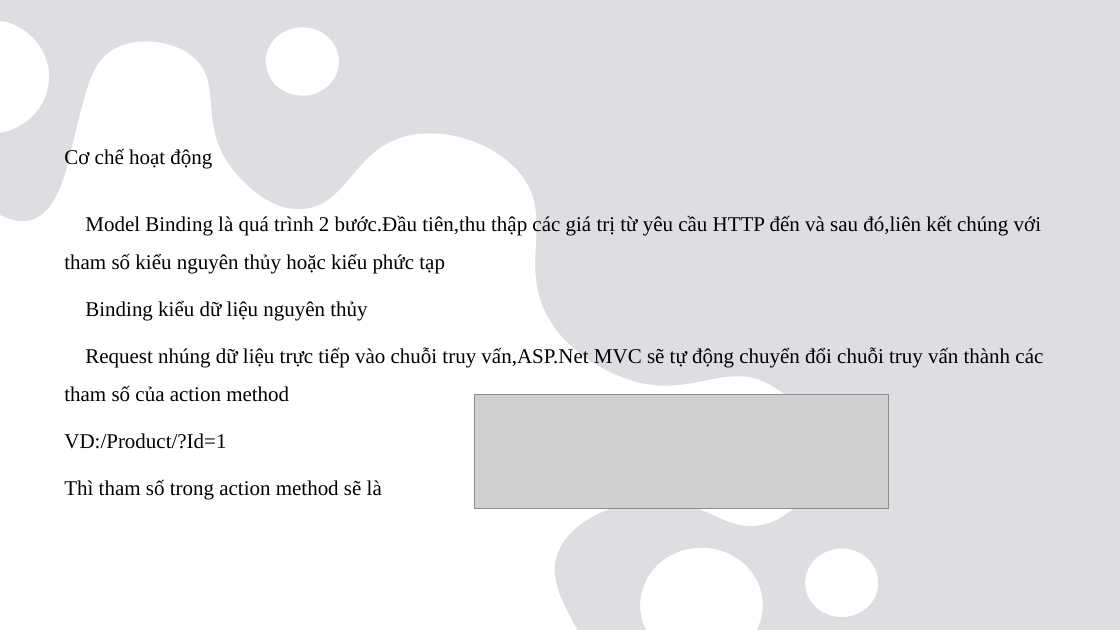
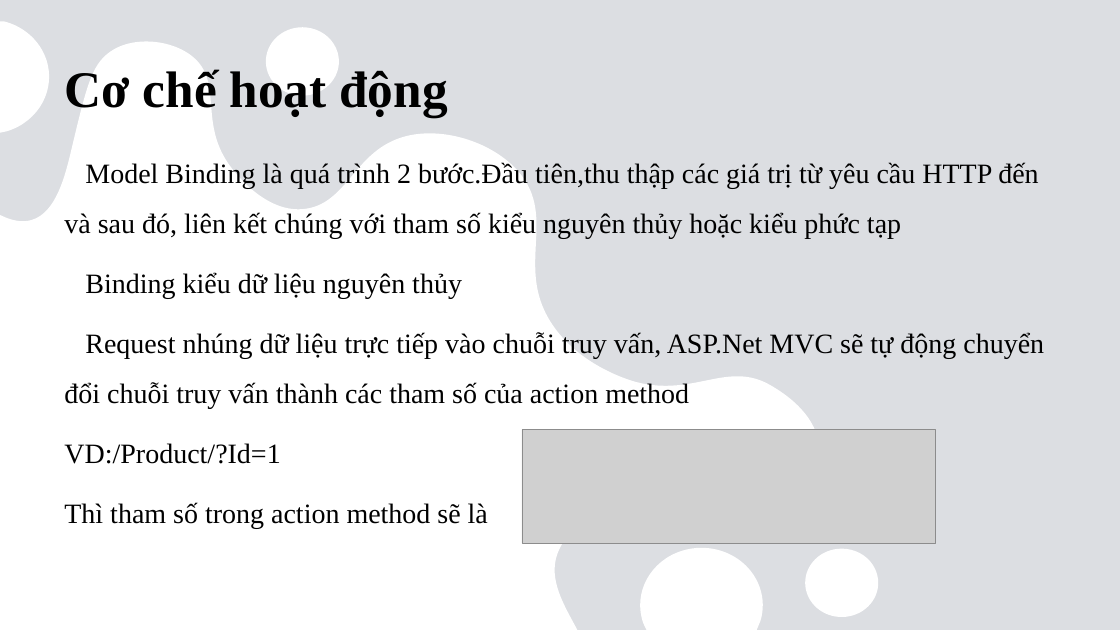
Before and after one commit to ngocson1603/khoaluanword, a slide deck: slide 79 of thuctapword/Báo cáo.pptx. Drawn at 1120x630 pixels with LibreOffice and Linux fonts; fonts in the diff are those of the drawing; grey boxes stand for pictures. Boxes give left, top, right and bottom in pixels: in the first picture for what was removed or moved away, otherwise in the second. Text is boxed around its words. In the diff, an @@ line names an element or a change of style, - is before the commit and + after.

```diff
--- a/thuctapword/Báo cáo.pptx
+++ b/thuctapword/Báo cáo.pptx
@@ title "Cơ chế hoạt động" at <box>64,69,447,118</box>: size 18 to 44 pt, bold on @@
@@ text "Model Binding là quá trình ...": place and size @@
-text "Model Binding là quá trình ..." at <box>64,215,1043,500</box>
+text "Model Binding là quá trình ..." at <box>64,162,1044,528</box>
@@ text at <box>64,162,1038,239</box>: text changed; size 18 to 24 pt @@
-Model Binding là quá trình 2 bước.Đầu tiên,thu thập các giá trị từ yêu cầu HTTP đến và sau đó,liên kết chúng với tham số kiểu nguyên thủy hoặc kiểu phức tạp
+Model Binding là quá trình 2 bước.Đầu tiên,thu thập các giá trị từ yêu cầu HTTP đến và sau đó, liên kết chúng với tham số kiểu nguyên thủy hoặc kiểu phức tạp
@@ text at <box>64,272,488,528</box>: size 18 to 24 pt in "Binding kiểu dữ liệu nguyên thủy", "VD:/Product/?Id=1", "Thì tham số trong action method sẽ ..." @@
@@ text at <box>64,332,1044,409</box>: text changed; size 18 to 24 pt @@
-Request nhúng dữ liệu trực tiếp vào chuỗi truy vấn,ASP.Net MVC sẽ tự động chuyển đổi chuỗi truy vấn thành các tham số của action method
+Request nhúng dữ liệu trực tiếp vào chuỗi truy vấn, ASP.Net MVC sẽ tự động chuyển đổi chuỗi truy vấn thành các tham số của action method
@@ picture: place and size @@
-picture at <box>475,395,888,508</box>
+picture at <box>522,430,935,544</box>
```
Also in this commit, not shown: 34 other slides changed, 2 other files.
